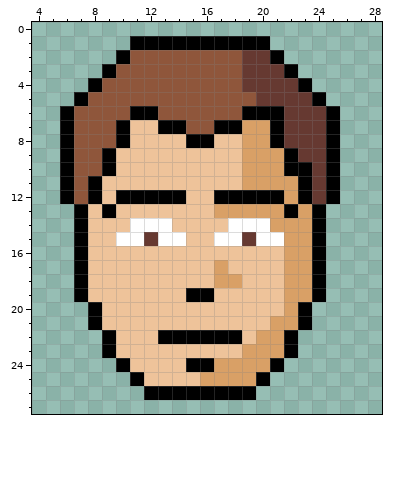
Pixel-art sprite: chat/avatars/black.png. The picture above is the old version.
The file is 32x32 pixels. Shown: x 4..28, y 0..27.
The same view after the edit:
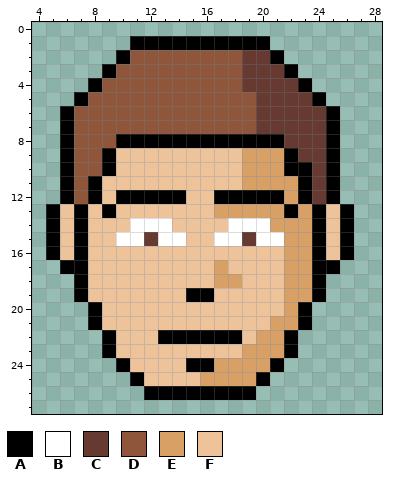
Palette (. is transparent): A #000000  B #ffffff  C #663931  D #8f563b  E #d9a066  F #eec39a
Diff:
{"y":6,"x":11,"old":"AA","new":"DD"}
{"y":6,"x":19,"old":"AAA","new":"DCC"}
{"y":7,"x":10,"old":"AFFAA","new":"DDDDD"}
{"y":7,"x":17,"old":"AAEEA","new":"DDDCC"}
{"y":8,"x":11,"old":"FFFF","new":"AAAA"}
{"y":8,"x":17,"old":"FFEE","new":"AAAA"}
{"y":13,"x":5,"old":"..","new":"AF"}
{"y":13,"x":25,"old":"..","new":"FA"}
{"y":14,"x":5,"old":"..","new":"AF"}
{"y":14,"x":25,"old":"..","new":"FA"}
{"y":15,"x":5,"old":"..","new":"AF"}
{"y":15,"x":25,"old":"..","new":"FA"}
{"y":16,"x":5,"old":"..","new":"AF"}
{"y":16,"x":25,"old":"..","new":"FA"}
{"y":17,"x":6,"old":".","new":"A"}
{"y":17,"x":25,"old":".","new":"A"}
{"label":"changed","picture_box":[116,106,284,148]}
{"label":"added","picture_box":[46,204,74,274]}
{"label":"added","picture_box":[326,204,354,274]}
